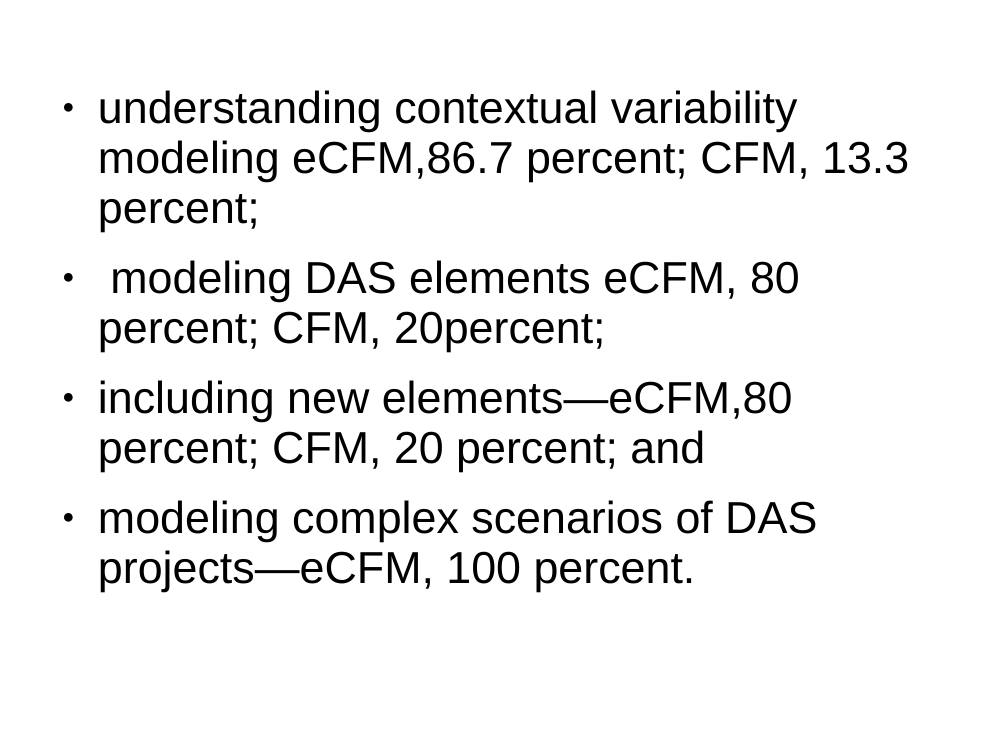
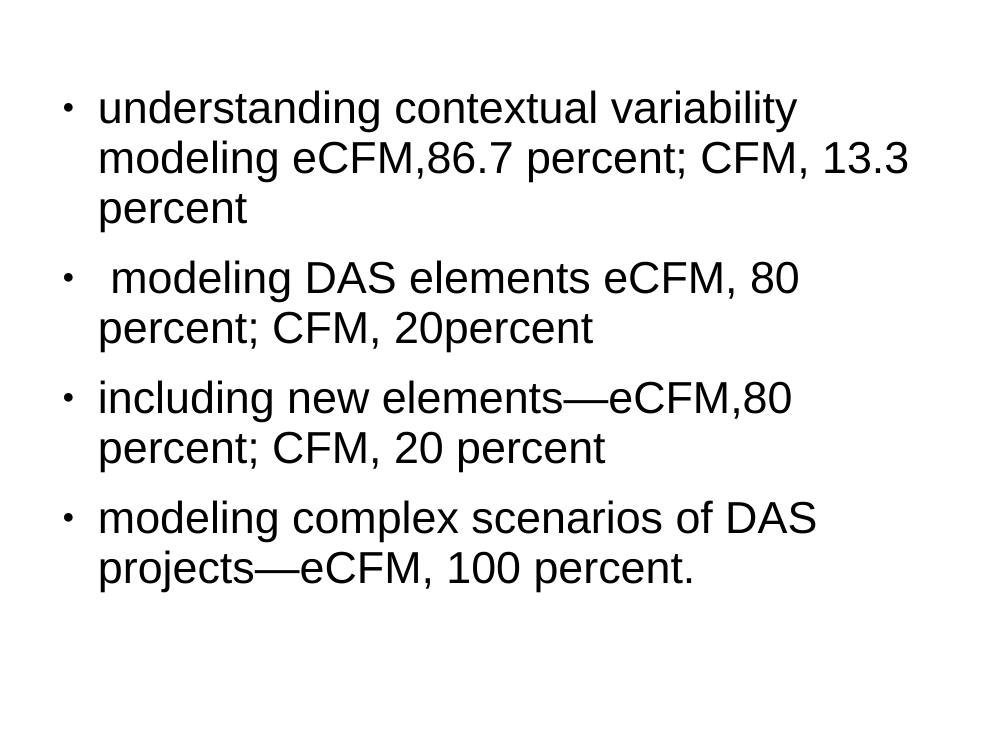
Before and after one commit to Ruthvicp/CS5551_Team_11_Project, a slide deck: slide 16 of Documentation/DAS_Team11.ppt. Drawn at 1008x756 pixels with LibreOffice and Linux fonts; fonts in the diff are those of the drawing; background and template pictures are left out. Boxes give left, top, right and bottom in pixels: in the first picture for what was removed or moved away, otherwise in the second. Text is boxed around its words. In the diff, an @@ line names an element or a change of style, - is before the commit and + after.

Commit message:
ppt

```diff
--- a/Documentation/DAS_Team11.ppt
+++ b/Documentation/DAS_Team11.ppt
@@ text at (98,90,909,472): text changed @@
-● understanding contextual variability modeling eCFM,86.7 percent; CFM, 13.3 percent;
-● modeling DAS elements eCFM, 80 percent; CFM, 20percent;
-● including new elements—eCFM,80 percent; CFM, 20 percent; and
+● understanding contextual variability modeling eCFM,86.7 percent; CFM, 13.3 percent
+● modeling DAS elements eCFM, 80 percent; CFM, 20percent
+● including new elements—eCFM,80 percent; CFM, 20 percent
```
Also in this commit, not shown: 2 other slides changed, 1 other file.
